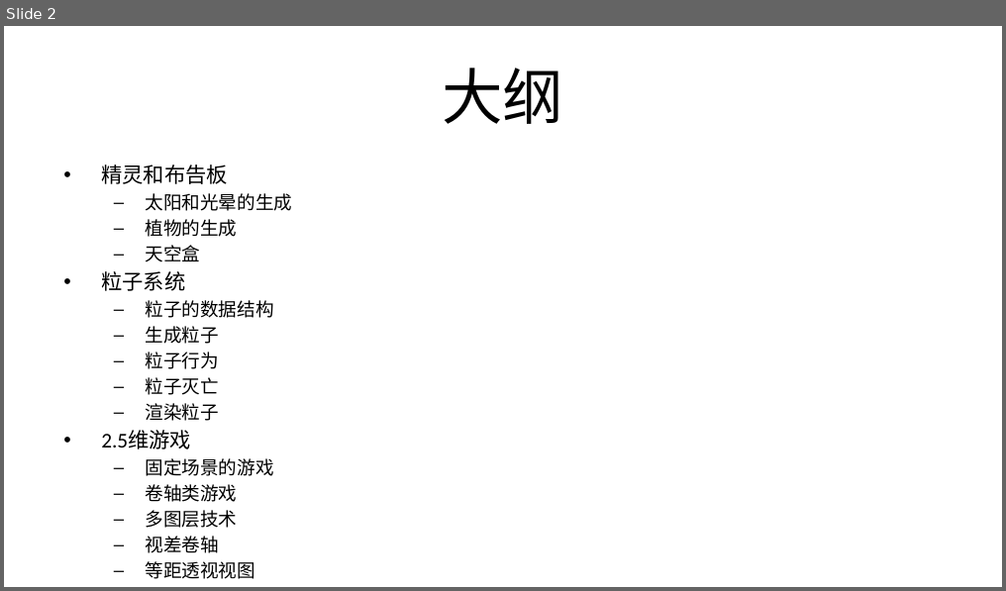
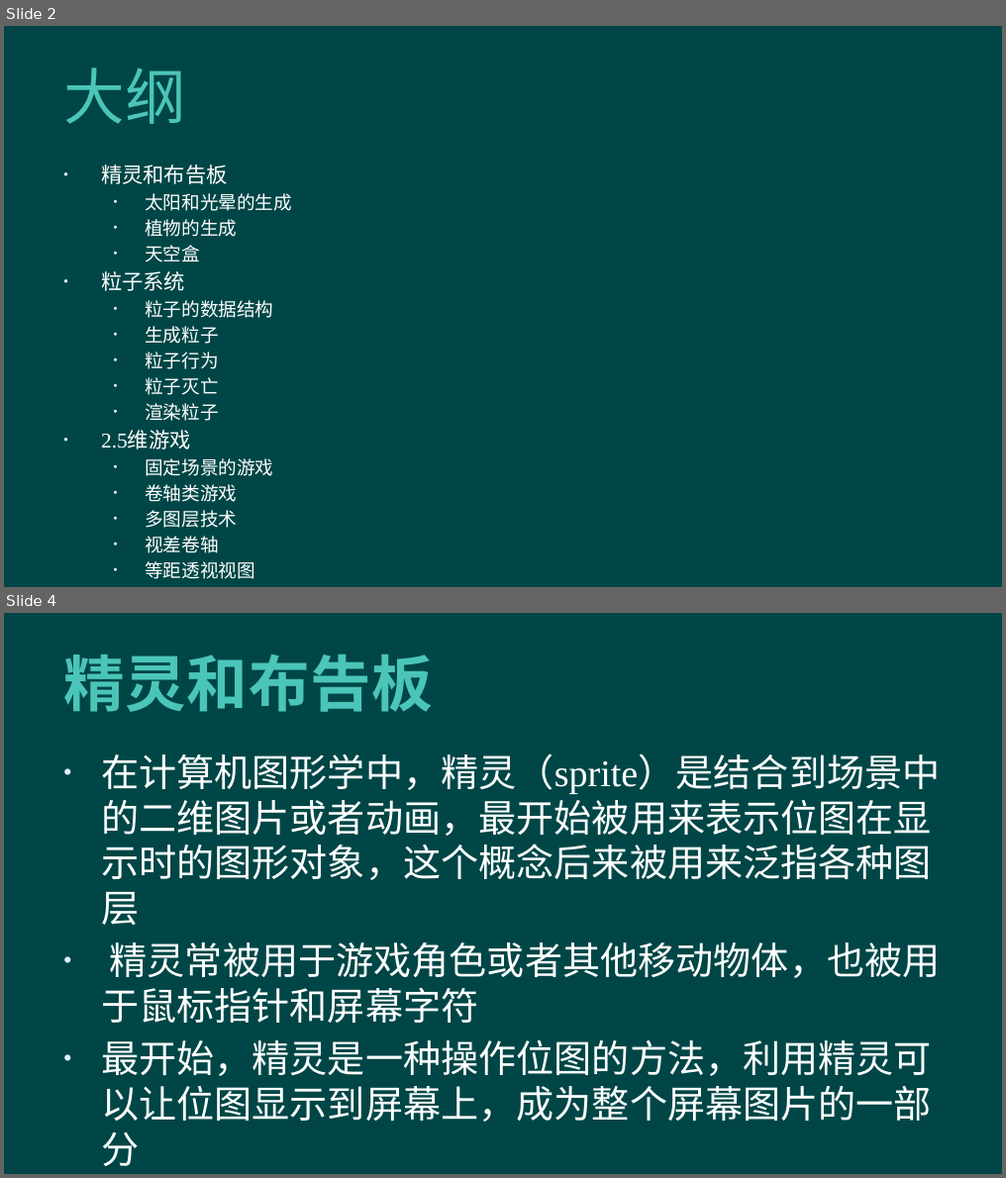
Before and after one commit to hanhonglei/Course_GameEngine, a slide deck: Slides/Principle/10 二维渲染技术/10 二维渲染技术.pptx. Shown one above the other, each under a label of ours: slide 2 before the commit, slides 2 and 4 after it; the slides between them are not shown. The pictures are 1006x591 and 1006x1178 pixels, drawn with LibreOffice and Linux fonts; fonts in the diff are those of the drawing; background and template pictures are left out. Boxes give left, top, right and bottom in pixels: in the first picture for what was removed or moved away, otherwise in the second. Text is boxed around its words. In the diff, an @@ line names an element or a change of style, - is before the commit and + after.

```diff
--- a/Slides/Principle/10 二维渲染技术/10 二维渲染技术.pptx
+++ b/Slides/Principle/10 二维渲染技术/10 二维渲染技术.pptx
@@ slide 4 added at (4, 613, 1002, 1174), background #004646 @@
@@ title added at (63, 654, 433, 712), 44 pt, text #4BC5B9, bold @@
+精灵和布告板
@@ text added at (101, 754, 941, 1122), 27.2 pt, text #FFFFFF @@
+• 在计算机图形学中，精灵（sprite）是结合到场景中的二维图片或者动画，最开始被用来表示位图在显示时的图形对象，这个概念后来被用来泛指各种图层
+• 精灵常被用于游戏角色或者其他移动物体，也被用于鼠标指针和屏幕字符
+• 最开始，精灵是一种操作位图的方法，利用精灵可以让位图显示到屏幕上，成为整个屏幕图片的一部分
@@ slide 2 changed as well @@
@@ background #FFFFFF to #004646 @@
@@ title "大纲" at (63, 68, 186, 124): font Calibri to Arial, text colour #000000 to #4BC5B9, letter spacing 0 to 0.5 pt; alignment centre to left @@
@@ text "精灵和布告板" at (101, 165, 292, 579): font Calibri to Times New Roman, text colour #000000 to #FFFFFF; bullet – to • @@
```
Also in this commit, not shown: 1 other slide changed, 80 other slides added, 46 other files.
